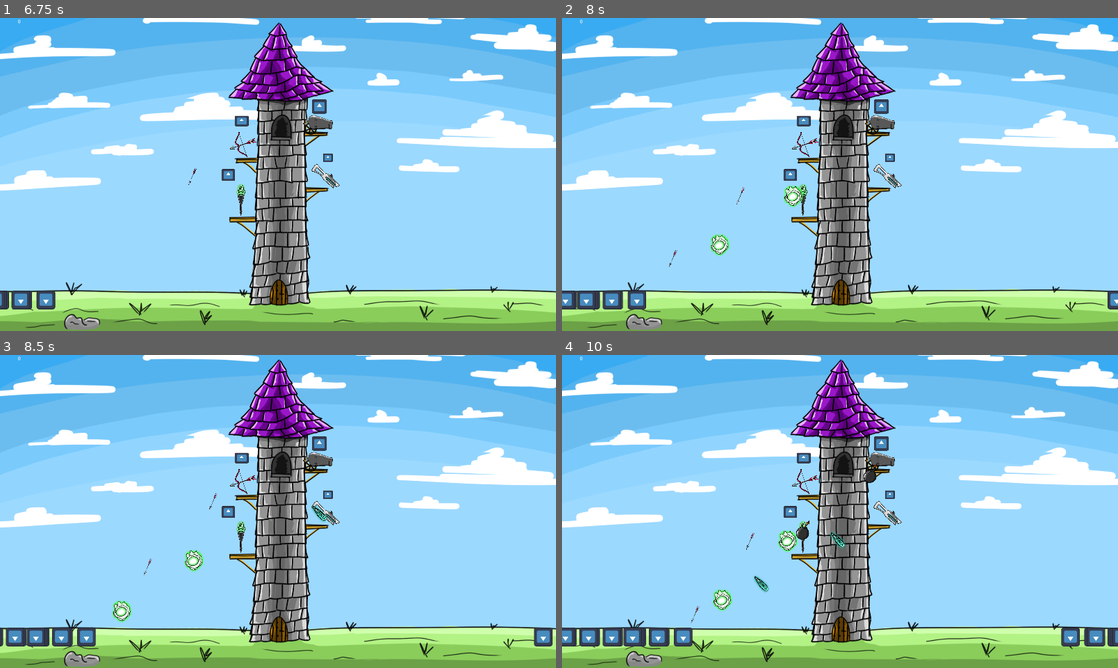
Above: before the commit, frames 1-4 (two rows, left to right).
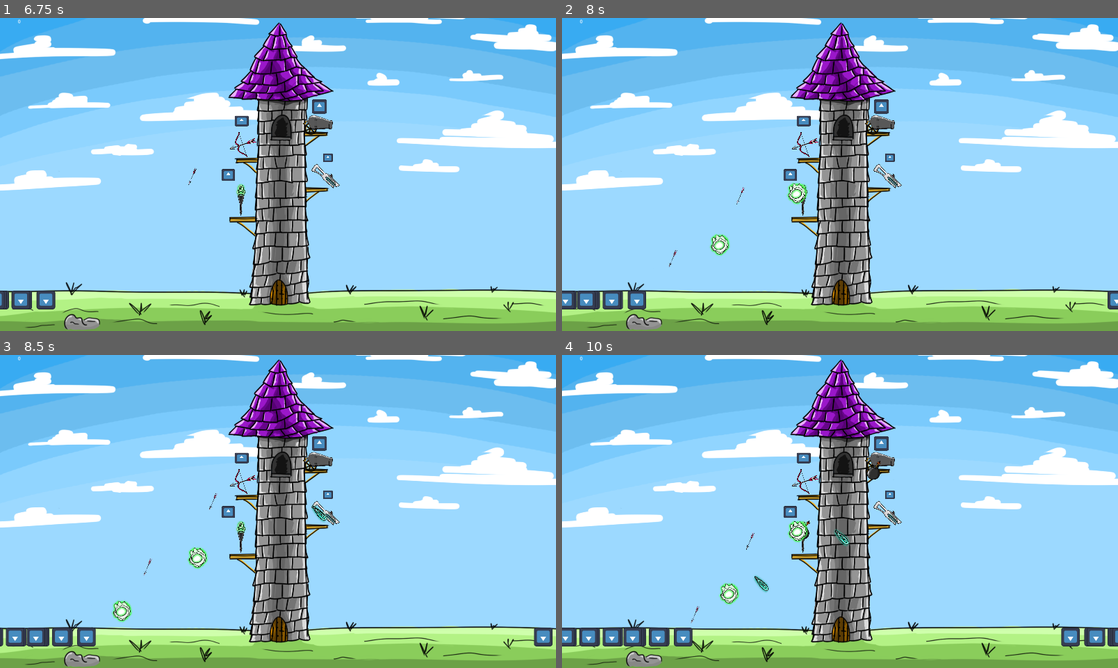
Above: after the commit, the same moments.

Repository: thebiggestpapi/Tower_dev
Game: Godot game, scene res://Scenes/main.tscn
Same seed, same stepped clock (60 frames per second), same inputs: the game is played once before the commit and once after it. The engine's default icon, where the game draws it, is replaced by a stand-in: a white triangle on a blue panel in a dark square.
Inputs (mouse positions are in pixels of both pictures, inside the frame that each line leads up to):
- Up to frame 1 (6.75 s): tap Enter at 0.5, 2, 3.5 s; move the mouse to (316, 105) at 0.52 s; click (316, 105) at 0.6 s; tap Space at 1.25, 2.75, 4.25 s; move the mouse to (239, 124) at 1.27 s; click (239, 124) at 1.35 s; move the mouse to (227, 174) at 2.02 s; click (227, 174) at 2.1 s; move the mouse to (328, 158) at 2.77 s; click (328, 158) at 2.85 s; move the mouse to (444, 221) at 3.52 s; click (444, 221) at 3.6 s; move the mouse to (111, 127) at 4.27 s; click (111, 127) at 4.35 s; move the mouse to (305, 174) at 5.02 s; click (305, 174) at 5.1 s; move the mouse to (194, 96) at 5.77 s; click (194, 96) at 5.85 s; move the mouse to (400, 158) at 6.52 s; click (400, 158) at 6.6 s
- Up to frame 2 (8 s): move the mouse to (728, 190) at 7.27 s; click (728, 190) at 7.35 s
- Up to frame 3 (8.5 s): move the mouse to (333, 442) at 8.02 s; click (333, 442) at 8.1 s
- Up to frame 4 (10 s): move the mouse to (812, 574) at 8.77 s; click (812, 574) at 8.85 s; move the mouse to (1006, 558) at 9.52 s; click (1006, 558) at 9.6 s

Frame 1 is identical in both runs. In frame 2, 0.3% of the frame differs, in the area x 26-45%, y 52-76%; in frame 3, 0.3%; in frame 4, 0.9%, in the area x 27-58%, y 33-82%.

Commit message:
Upgrade_system_for_all_turrets

Diff:
--- a/Scripts/Enemies/enemy1_area.gd
+++ b/Scripts/Enemies/enemy1_area.gd
@@ -4,6 +4,9 @@
 @export var HEALTH = 15
 @onready var is_shootable_archer = false
 @onready var is_shootable_railgun = false
+
+func _ready():
+	print(HEALTH)
 
 func _on_area_entered(area: Area2D) -> void:
 	if area.is_in_group("Tower_area"):
--- a/Scripts/Gold/gold_display.gd
+++ b/Scripts/Gold/gold_display.gd
@@ -6,22 +6,34 @@
 func _ready():
 	gold_count_text.text = str(gold_count)
 	var archer = get_tree().root.get_node("Main/Turrets/Archer_turret/Archer_turret_upgrade/Archer_turret_upgrade_area")
+	var canon = get_tree().root.get_node("Main/Turrets/Canon_turret/Canon_turret_upgrade/Canon_turret_upgrade_area")
+	var railgun = get_tree().root.get_node("Main/Turrets/Railgun_turret/Railgun_turret_upgrade/Railgun_turret_upgrade_area")
+	var magic = get_tree().root.get_node("Main/Turrets/Magic_turret/Magic_turret_upgrade/Magic_turret_upgrade_area")
 
 	SignalBus.enemy1_died.connect(_on_enemy1_died)
 	SignalBus.enemy2_died.connect(_on_enemy2_died)
 	SignalBus.enemy3_died.connect(_on_enemy3_died)
 
 	archer.upgraded_archer.connect(_on_upgraded_archer)
+	canon.upgraded_canon.connect(_on_upgraded_canon)
+	railgun.upgraded_railgun.connect(_on_upgraded_railgun)
+	magic.upgraded_magic.connect(_on_upgraded_magic)
+
+func _process(delta: float) -> void:
+	gold_count_text.text = str(gold_count)
 
 func _on_enemy1_died(gold_reward1: int):
 	gold_count += gold_reward1
-	gold_count_text.text = str(gold_count)
 func _on_enemy2_died(gold_reward2: int):
 	gold_count += gold_reward2
-	gold_count_text.text = str(gold_count)
 func _on_enemy3_died(gold_reward3: int):
 	gold_count += gold_reward3
-	gold_count_text.text = str(gold_count)
 
-func _on_upgraded_archer(upgrade_cost):
-	gold_count -= upgrade_cost
+func _on_upgraded_archer(upgrade_cost_archer):
+	gold_count -= upgrade_cost_archer
+func _on_upgraded_canon(upgrade_cost_canon):
+	gold_count -= upgrade_cost_canon
+func _on_upgraded_railgun(upgrade_cost_railgun):
+	gold_count -= upgrade_cost_railgun
+func _on_upgraded_magic(upgrade_cost_magic):
+	gold_count -= upgrade_cost_magic
--- a/Scripts/Turrets/Turret_upgrading/archer_turret_upgrade_area.gd
+++ b/Scripts/Turrets/Turret_upgrading/archer_turret_upgrade_area.gd
@@ -1,30 +1,31 @@
 extends Area2D
 
-var clickable = false
+var is_clickable = false
 var is_purchasable: bool
 var arrow_speed: float = 320
 var arrow_damage: float = 2
-@onready var upgrade_cost: float = 50 #temporary
+@onready var upgrade_cost_archer: float = 50 #temporary
 
 signal upgraded_archer(upgrade_cost)
 
 func _on_mouse_entered() -> void:
-	clickable = true
+	is_clickable = true
 	Input.set_default_cursor_shape(2)
 
 func _process(delta: float) -> void:
 	var current_gold = get_tree().root.get_node("Main/Gold/Gold_system/Gold_display").gold_count
-	if current_gold >= upgrade_cost:
+	if current_gold >= upgrade_cost_archer:
 		is_purchasable = true
 	else:
 		is_purchasable = false
-	if clickable:
+	if is_clickable:
 		if Input.is_action_just_pressed("lmb") and is_purchasable:
 			print("upgraded_archer")
 			upgrade_turret(current_gold)
 
+
 func _on_mouse_exited() -> void:
-	clickable = false
+	is_clickable = false
 	Input.set_default_cursor_shape(0)
 
 func upgrade_turret(current_gold):
@@ -36,6 +37,6 @@
 	arrow_speed += 0.5
 	arrow_damage += 0.5
 
-	emit_signal("upgraded_archer", upgrade_cost)
-	upgrade_cost = snapped(upgrade_cost * 1.2, 0)
-	print(upgrade_cost)
+	emit_signal("upgraded_archer", upgrade_cost_archer)
+	upgrade_cost_archer = snapped(upgrade_cost_archer * 1.2, 0)
+	print(upgrade_cost_archer)
--- a/Scripts/Turrets/Turret_upgrading/canon_turret_upgrade_area.gd
+++ b/Scripts/Turrets/Turret_upgrading/canon_turret_upgrade_area.gd
@@ -1,24 +1,34 @@
 extends Area2D
 
-var clickable = false
+var is_clickable = false
+var is_purchasable: bool
 var canon_speed: float = 320
-var canon_damage: float = 6
+var canon_damage: float = 2
+@onready var upgrade_cost_canon: float = 50 #temporary
+
+signal upgraded_canon(upgrade_cost_canon)
 
 func _on_mouse_entered() -> void:
-	clickable = true
+	is_clickable = true
 	Input.set_default_cursor_shape(2)
 
 func _process(delta: float) -> void:
-	if clickable:
-		if Input.is_action_just_pressed("lmb"):
+	var current_gold = get_tree().root.get_node("Main/Gold/Gold_system/Gold_display").gold_count
+	if current_gold >= upgrade_cost_canon:
+		is_purchasable = true
+	else:
+		is_purchasable = false
+	if is_clickable:
+		if Input.is_action_just_pressed("lmb") and is_purchasable:
 			print("upgraded_canon")
-			upgrade_turret()
+			upgrade_turret(current_gold)
+
 
 func _on_mouse_exited() -> void:
-	clickable = false
+	is_clickable = false
 	Input.set_default_cursor_shape(0)
 
-func upgrade_turret():
+func upgrade_turret(current_gold):
 	var get_canon_cd = get_tree().root.get_node(
 	"Main/Turrets/Canon_turret/Canon_turret_area").canon_shoot_cd
 	if get_canon_cd.wait_time > 0.2:
@@ -26,3 +36,7 @@
 	else: return
 	canon_speed += 0.5
 	canon_damage += 0.5
+
+	emit_signal("upgraded_canon", upgrade_cost_canon)
+	upgrade_cost_canon = snapped(upgrade_cost_canon * 1.2, 0)
+	print(upgrade_cost_canon)
--- a/Scripts/Turrets/Turret_upgrading/magic_turret_upgrade_area.gd
+++ b/Scripts/Turrets/Turret_upgrading/magic_turret_upgrade_area.gd
@@ -1,24 +1,33 @@
 extends Area2D
 
-var clickable = false
+var is_clickable = false
+var is_purchasable: bool
 var magic_speed: float = 320
 var magic_damage: float = 2
+@onready var upgrade_cost_magic: float = 50 #temporary
+
+signal upgraded_magic(upgrade_cost_magic)
 
 func _on_mouse_entered() -> void:
-	clickable = true
+	is_clickable = true
 	Input.set_default_cursor_shape(2)
 
 func _process(delta: float) -> void:
-	if clickable:
-		if Input.is_action_just_pressed("lmb"):
+	var current_gold = get_tree().root.get_node("Main/Gold/Gold_system/Gold_display").gold_count
+	if current_gold >= upgrade_cost_magic:
+		is_purchasable = true
+	else:
+		is_purchasable = false
+	if is_clickable:
+		if Input.is_action_just_pressed("lmb") and is_purchasable:
 			print("upgraded_magic")
-			upgrade_turret()
+			upgrade_turret(current_gold)
 
 func _on_mouse_exited() -> void:
-	clickable = false
+	is_clickable = false
 	Input.set_default_cursor_shape(0)
 
-func upgrade_turret():
+func upgrade_turret(current_gold):
 	var get_magic_cd = get_tree().root.get_node(
 	"Main/Turrets/Magic_turret/Magic_turret_area").magic_shoot_cd
 	if get_magic_cd.wait_time > 0.2:
@@ -26,3 +35,7 @@
 	else: return
 	magic_speed += 0.5
 	magic_damage += 0.5
+
+	emit_signal("upgraded_magic", upgrade_cost_magic)
+	upgrade_cost_magic = snapped(upgrade_cost_magic * 1.2, 0)
+	print(upgrade_cost_magic)
--- a/Scripts/Turrets/Turret_upgrading/railgun_turret_upgrade_area.gd
+++ b/Scripts/Turrets/Turret_upgrading/railgun_turret_upgrade_area.gd
@@ -1,24 +1,33 @@
 extends Area2D
 
-var clickable = false
+var is_clickable = false
+var is_purchasable: bool
 var railgun_speed: float = 320
 var railgun_damage: float = 2
+@onready var upgrade_cost_railgun: float = 50 #temporary
+
+signal upgraded_railgun(upgrade_cost_railgun)
 
 func _on_mouse_entered() -> void:
-	clickable = true
+	is_clickable = true
 	Input.set_default_cursor_shape(2)
 
 func _process(delta: float) -> void:
-	if clickable:
-		if Input.is_action_just_pressed("lmb"):
+	var current_gold = get_tree().root.get_node("Main/Gold/Gold_system/Gold_display").gold_count
+	if current_gold >= upgrade_cost_railgun:
+		is_purchasable = true
+	else:
+		is_purchasable = false
+	if is_clickable:
+		if Input.is_action_just_pressed("lmb") and is_purchasable:
 			print("upgraded_railgun")
-			upgrade_turret()
+			upgrade_turret(current_gold)
 
 func _on_mouse_exited() -> void:
-	clickable = false
+	is_clickable = false
 	Input.set_default_cursor_shape(0)
 
-func upgrade_turret():
+func upgrade_turret(current_gold):
 	var get_railgun_cd = get_tree().root.get_node(
 	"Main/Turrets/Railgun_turret/Railgun_turret_area").railgun_shoot_cd
 	if get_railgun_cd.wait_time > 0.2:
@@ -26,3 +35,7 @@
 	else: return
 	railgun_speed += 0.5
 	railgun_damage += 0.5
+
+	emit_signal("upgraded_railgun", upgrade_cost_railgun)
+	upgrade_cost_railgun = snapped(upgrade_cost_railgun * 1.2, 0)
+	print(upgrade_cost_railgun)
